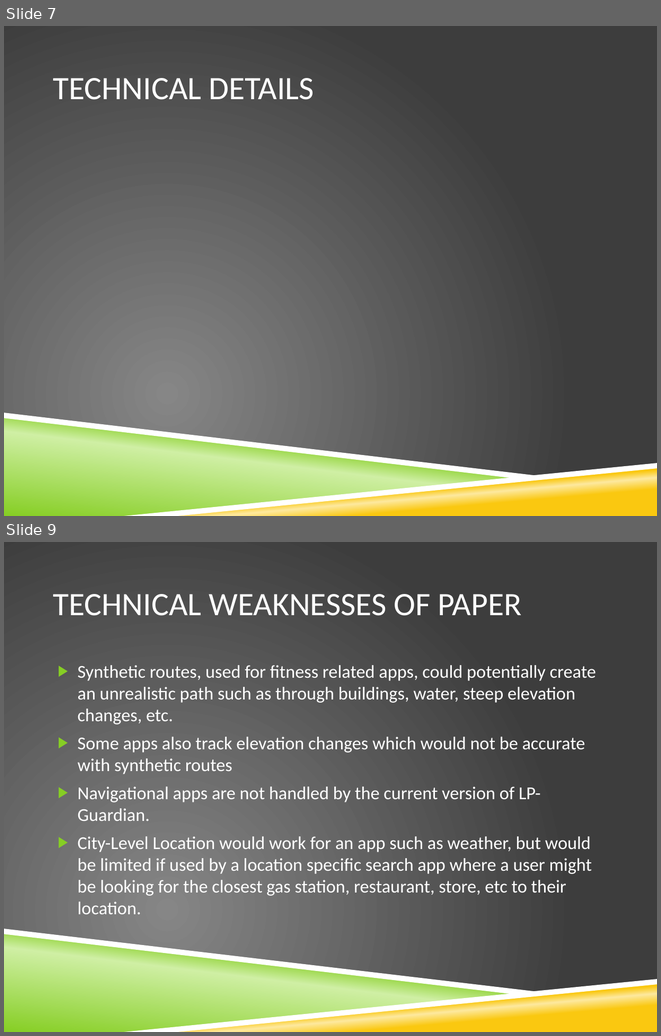
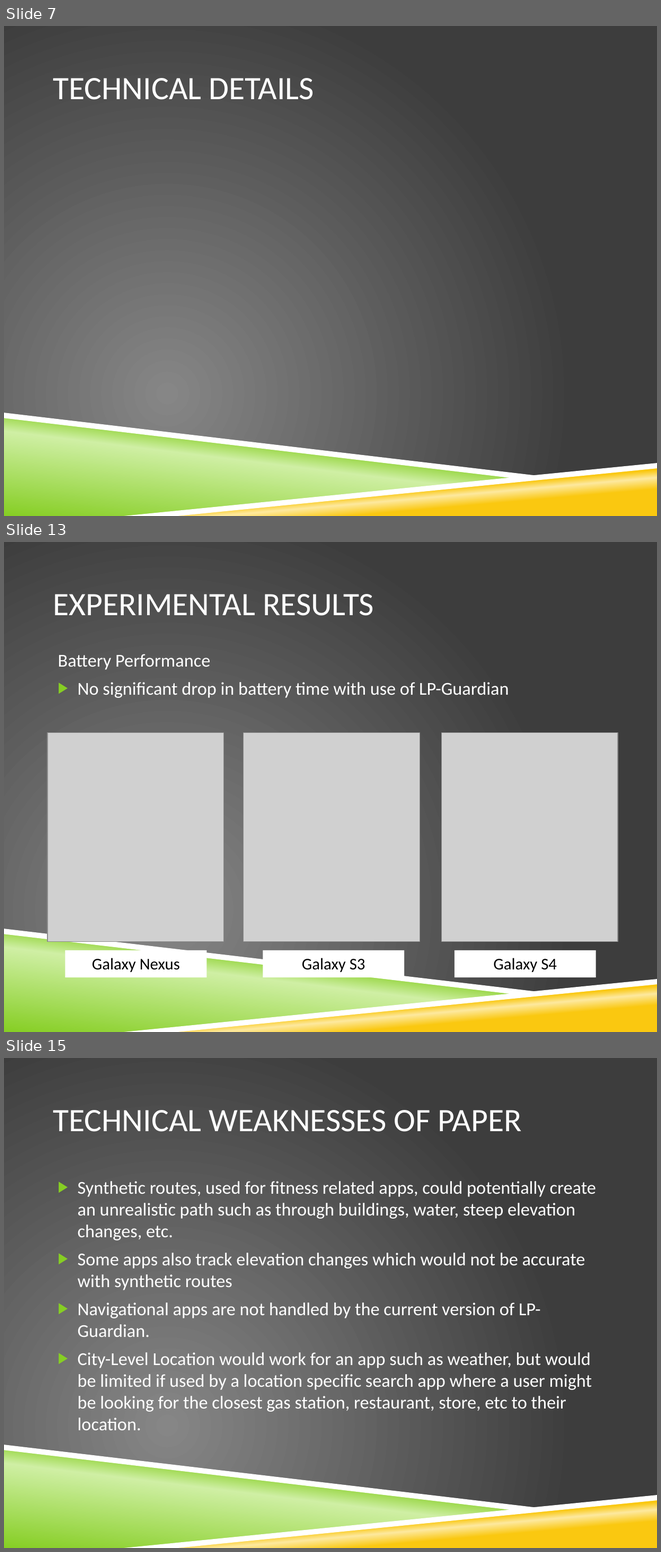
Before and after one commit to vfasburg/cse_825, a slide deck: PaperPresentation/Paper_Presentation_Fasburg_Reiff_Thomas.pptx. Shown one above the other, each under a label of ours: slides 7 and 9 before the commit, slides 7, 13 and 15 after it; the slides between them are not shown. The pictures are 661x1036 and 661x1552 pixels, drawn with LibreOffice and Linux fonts; fonts in the diff are those of the drawing; grey boxes stand for pictures; background and template pictures are left out. Boxes give left, top, right and bottom in pixels: in the first picture for what was removed or moved away, otherwise in the second. Text is boxed around its words. In the diff, an @@ line names an element or a change of style, - is before the commit and + after.

Commit message:
Added most of experimental results.

```diff
--- a/PaperPresentation/Paper_Presentation_Fasburg_Reiff_Thomas.pptx
+++ b/PaperPresentation/Paper_Presentation_Fasburg_Reiff_Thomas.pptx
@@ slide 13 added at [4, 542, 657, 1032], background picture (left out); not listed: 4 template elements that a slide beside it also shows @@
@@ title added at [53, 594, 374, 616], 36 pt, text #FFFFFF @@
+EXPERIMENTAL RESULTS
@@ text added at [58, 654, 509, 698], 20 pt, text #FFFFFF @@
+Battery Performance
+▶ No significant drop in battery time with use of LP-Guardian
@@ picture added at [48, 733, 224, 942] @@
@@ picture added at [244, 733, 420, 942] @@
@@ picture added at [441, 733, 618, 942] @@
@@ rectangle added at [65, 950, 207, 978], fill #FFFFFF, 18 pt, text #000000 @@
+Galaxy Nexus
@@ rectangle added at [263, 950, 404, 978], fill #FFFFFF, 18 pt, text #000000 @@
+Galaxy S3
@@ rectangle added at [454, 950, 596, 978], fill #FFFFFF, 18 pt, text #000000 @@
+Galaxy S4
@@ what was slide 9 is now slide 15 @@
```
Also in this commit, not shown: 1 slide changed, 5 other slides added.
